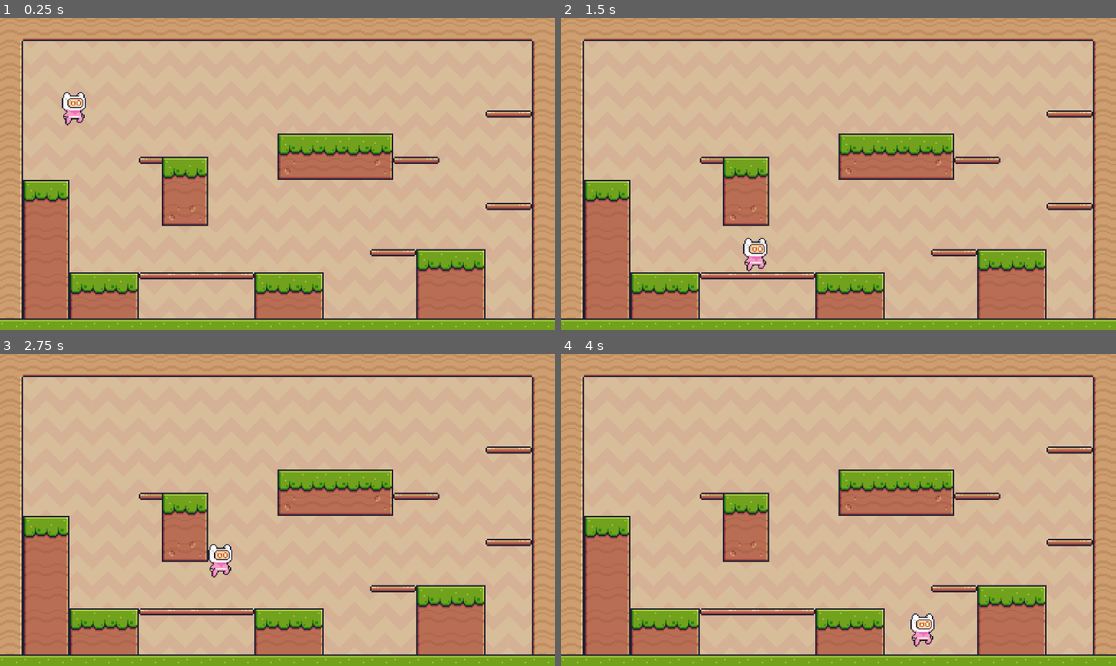
Above: before the commit, frames 1-4 (two rows, left to right).
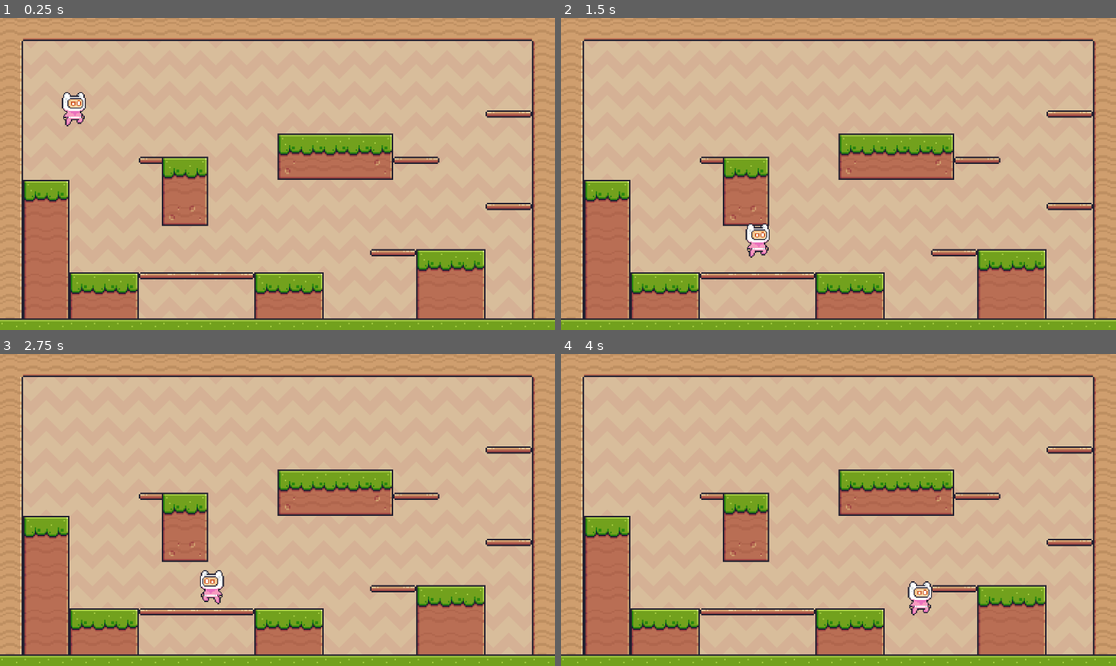
Above: after the commit, the same moments.

Repository: m-aziz1/2D_Platformer_Game
Game: Godot game, scene res://main.tscn
Two runs of this game, one before a commit and one after it. Both use one fixed random seed, a clock stepped at 60 frames per second and the inputs below.
Inputs:
- Up to frame 1 (0.25 s): no input
- Up to frame 2 (1.5 s): tap Enter (ui_accept) at 0.5, 0.6 s; hold Right (ui_right) from 0.53 s (still down); tap Up (jump, bound only after the commit) at 0.77, 0.8, 1.07, 1.35 s
- Up to frame 3 (2.75 s): tap Up (jump, bound only after the commit) at 1.52, 1.82, 2.3 s; tap Enter (ui_accept) at 1.55, 2.1 s; release Right (ui_right) at 2.03 s; hold Left (ui_left) from 2.03 s (still down)
- Up to frame 4 (4 s): release Left (ui_left) at 2.78 s; hold Right (ui_right) from 2.78 s (still down); tap Enter (ui_accept) at 2.85 s; tap Up (jump, bound only after the commit) at 3.02, 3.32, 3.6, 3.77 s

The runs differ from the first frame. In frame 1, 0.1% of the frame differs, in the area x 11-16%, y 25-35%; in frame 2, 0.6%; in frame 3, 0.7%; in frame 4, 0.7%, in the area x 62-68%, y 72-94%.

Commit message:
Improve player movement and map input

Diff:
--- a/main.tscn
+++ b/main.tscn
@@ -1,9 +1,8 @@
-[gd_scene load_steps=7 format=3 uid="uid://bsedjuf6hpl07"]
+[gd_scene load_steps=6 format=3 uid="uid://bsedjuf6hpl07"]
 
 [ext_resource type="Texture2D" uid="uid://b24xcmnr5et4r" path="res://assets/Background/Brown.png" id="1_2yqt0"]
 [ext_resource type="Texture2D" uid="uid://cla0ylq6el4mf" path="res://assets/Terrain/Terrain (16x16).png" id="2_g65wl"]
 [ext_resource type="PackedScene" uid="uid://de355xmqbrany" path="res://scenes/main_character.tscn" id="3_0t5kn"]
-[ext_resource type="Script" path="res://scenes/main_character.gd" id="4_3sc6o"]
 
 [sub_resource type="TileSetAtlasSource" id="TileSetAtlasSource_vwf8x"]
 texture = ExtResource("2_g65wl")
@@ -500,4 +499,3 @@
 
 [node name="CharacterBody2D" parent="." instance=ExtResource("3_0t5kn")]
 position = Vector2(152, 152)
-script = ExtResource("4_3sc6o")
--- a/project.godot
+++ b/project.godot
@@ -14,3 +14,25 @@
 run/main_scene="res://main.tscn"
 config/features=PackedStringArray("4.2", "Forward Plus")
 config/icon="res://icon.svg"
+
+[input]
+
+left={
+"deadzone": 0.5,
+"events": [Object(InputEventKey,"resource_local_to_scene":false,"resource_name":"","device":-1,"window_id":0,"alt_pressed":false,"shift_pressed":false,"ctrl_pressed":false,"meta_pressed":false,"pressed":false,"keycode":0,"physical_keycode":65,"key_label":0,"unicode":97,"echo":false,"script":null)
+, Object(InputEventKey,"resource_local_to_scene":false,"resource_name":"","device":-1,"window_id":0,"alt_pressed":false,"shift_pressed":false,"ctrl_pressed":false,"meta_pressed":false,"pressed":false,"keycode":0,"physical_keycode":4194319,"key_label":0,"unicode":0,"echo":false,"script":null)
+]
+}
+right={
+"deadzone": 0.5,
+"events": [Object(InputEventKey,"resource_local_to_scene":false,"resource_name":"","device":-1,"window_id":0,"alt_pressed":false,"shift_pressed":false,"ctrl_pressed":false,"meta_pressed":false,"pressed":false,"keycode":0,"physical_keycode":68,"key_label":0,"unicode":100,"echo":false,"script":null)
+, Object(InputEventKey,"resource_local_to_scene":false,"resource_name":"","device":-1,"window_id":0,"alt_pressed":false,"shift_pressed":false,"ctrl_pressed":false,"meta_pressed":false,"pressed":false,"keycode":0,"physical_keycode":4194321,"key_label":0,"unicode":0,"echo":false,"script":null)
+]
+}
+jump={
+"deadzone": 0.5,
+"events": [Object(InputEventKey,"resource_local_to_scene":false,"resource_name":"","device":-1,"window_id":0,"alt_pressed":false,"shift_pressed":false,"ctrl_pressed":false,"meta_pressed":false,"pressed":false,"keycode":0,"physical_keycode":4194320,"key_label":0,"unicode":0,"echo":false,"script":null)
+, Object(InputEventKey,"resource_local_to_scene":false,"resource_name":"","device":-1,"window_id":0,"alt_pressed":false,"shift_pressed":false,"ctrl_pressed":false,"meta_pressed":false,"pressed":false,"keycode":0,"physical_keycode":87,"key_label":0,"unicode":119,"echo":false,"script":null)
+, Object(InputEventKey,"resource_local_to_scene":false,"resource_name":"","device":-1,"window_id":0,"alt_pressed":false,"shift_pressed":false,"ctrl_pressed":false,"meta_pressed":false,"pressed":false,"keycode":0,"physical_keycode":32,"key_label":0,"unicode":32,"echo":false,"script":null)
+]
+}
--- a/scenes/main_character.gd
+++ b/scenes/main_character.gd
@@ -1,28 +1,40 @@
 extends CharacterBody2D
 
-
 const SPEED = 300.0
-const JUMP_VELOCITY = -400.0
+const JUMP_VELOCITY = -450.0 # CHANGED
 
 # Get the gravity from the project settings to be synced with RigidBody nodes.
 var gravity = ProjectSettings.get_setting("physics/2d/default_gravity")
-
+@onready var sprite_2d = $Sprite2D #ADDED - creates reference for sprite
 
 func _physics_process(delta):
+	# ADDED - Animations
+	if (velocity.x > 1 || velocity.x < -1):
+		sprite_2d.animation = "running"
+	else:
+		sprite_2d.animation = "default"
+
 	# Add the gravity.
 	if not is_on_floor():
 		velocity.y += gravity * delta
+		sprite_2d.animation = "jumping"
 
 	# Handle jump.
-	if Input.is_action_just_pressed("ui_accept") and is_on_floor():
+	if Input.is_action_just_pressed("jump") and is_on_floor():
 		velocity.y = JUMP_VELOCITY
 
 	# Get the input direction and handle the movement/deceleration.
 	# As good practice, you should replace UI actions with custom gameplay actions.
-	var direction = Input.get_axis("ui_left", "ui_right")
+	var direction = Input.get_axis("left", "right")
 	if direction:
 		velocity.x = direction * SPEED
 	else:
-		velocity.x = move_toward(velocity.x, 0, SPEED)
+		velocity.x = move_toward(velocity.x, 0, 12) # CHANGED - last parameter
 
 	move_and_slide()
+
+	# ADDED - Flip character
+	if Input.is_action_just_pressed('left'):
+		sprite_2d.flip_h = true
+	if Input.is_action_just_pressed('right'):
+		sprite_2d.flip_h = false
--- a/scenes/main_character.tscn
+++ b/scenes/main_character.tscn
@@ -1,19 +1,211 @@
-[gd_scene load_steps=4 format=3 uid="uid://de355xmqbrany"]
+[gd_scene load_steps=31 format=3 uid="uid://de355xmqbrany"]
 
 [ext_resource type="Texture2D" uid="uid://ct03sqh05sqc7" path="res://assets/Player/Jump (32x32).png" id="1_2r0js"]
 [ext_resource type="Script" path="res://scenes/main_character.gd" id="1_n306o"]
+[ext_resource type="Texture2D" uid="uid://df6ekewxaajno" path="res://assets/Player/Idle (32x32).png" id="2_xdl8u"]
+[ext_resource type="Texture2D" uid="uid://15hiywbfa11o" path="res://assets/Player/Run (32x32).png" id="4_y12g1"]
+
+[sub_resource type="AtlasTexture" id="AtlasTexture_5gvi4"]
+atlas = ExtResource("2_xdl8u")
+region = Rect2(0, 0, 32, 32)
+
+[sub_resource type="AtlasTexture" id="AtlasTexture_1sbul"]
+atlas = ExtResource("2_xdl8u")
+region = Rect2(32, 0, 32, 32)
+
+[sub_resource type="AtlasTexture" id="AtlasTexture_dux5t"]
+atlas = ExtResource("2_xdl8u")
+region = Rect2(64, 0, 32, 32)
+
+[sub_resource type="AtlasTexture" id="AtlasTexture_w7xhj"]
+atlas = ExtResource("2_xdl8u")
+region = Rect2(96, 0, 32, 32)
+
+[sub_resource type="AtlasTexture" id="AtlasTexture_rl8ic"]
+atlas = ExtResource("2_xdl8u")
+region = Rect2(128, 0, 32, 32)
+
+[sub_resource type="AtlasTexture" id="AtlasTexture_tqvbd"]
+atlas = ExtResource("2_xdl8u")
+region = Rect2(160, 0, 32, 32)
+
+[sub_resource type="AtlasTexture" id="AtlasTexture_ida8j"]
+atlas = ExtResource("2_xdl8u")
+region = Rect2(192, 0, 32, 32)
+
+[sub_resource type="AtlasTexture" id="AtlasTexture_tg47n"]
+atlas = ExtResource("2_xdl8u")
+region = Rect2(224, 0, 32, 32)
+
+[sub_resource type="AtlasTexture" id="AtlasTexture_x0q8v"]
+atlas = ExtResource("2_xdl8u")
+region = Rect2(256, 0, 32, 32)
+
+[sub_resource type="AtlasTexture" id="AtlasTexture_pwglf"]
+atlas = ExtResource("2_xdl8u")
+region = Rect2(288, 0, 32, 32)
+
+[sub_resource type="AtlasTexture" id="AtlasTexture_les64"]
+atlas = ExtResource("2_xdl8u")
+region = Rect2(320, 0, 32, 32)
+
+[sub_resource type="AtlasTexture" id="AtlasTexture_8h3rr"]
+atlas = ExtResource("1_2r0js")
+region = Rect2(0, 0, 32, 32)
+
+[sub_resource type="AtlasTexture" id="AtlasTexture_cub18"]
+atlas = ExtResource("4_y12g1")
+region = Rect2(0, 0, 32, 32)
+
+[sub_resource type="AtlasTexture" id="AtlasTexture_k3uac"]
+atlas = ExtResource("4_y12g1")
+region = Rect2(32, 0, 32, 32)
+
+[sub_resource type="AtlasTexture" id="AtlasTexture_5n53a"]
+atlas = ExtResource("4_y12g1")
+region = Rect2(64, 0, 32, 32)
+
+[sub_resource type="AtlasTexture" id="AtlasTexture_1es7m"]
+atlas = ExtResource("4_y12g1")
+region = Rect2(96, 0, 32, 32)
+
+[sub_resource type="AtlasTexture" id="AtlasTexture_8emye"]
+atlas = ExtResource("4_y12g1")
+region = Rect2(128, 0, 32, 32)
+
+[sub_resource type="AtlasTexture" id="AtlasTexture_8wrkd"]
+atlas = ExtResource("4_y12g1")
+region = Rect2(160, 0, 32, 32)
+
+[sub_resource type="AtlasTexture" id="AtlasTexture_0fcsi"]
+atlas = ExtResource("4_y12g1")
+region = Rect2(192, 0, 32, 32)
+
+[sub_resource type="AtlasTexture" id="AtlasTexture_e3yav"]
+atlas = ExtResource("4_y12g1")
+region = Rect2(224, 0, 32, 32)
+
+[sub_resource type="AtlasTexture" id="AtlasTexture_68kee"]
+atlas = ExtResource("4_y12g1")
+region = Rect2(256, 0, 32, 32)
+
+[sub_resource type="AtlasTexture" id="AtlasTexture_7hqoe"]
+atlas = ExtResource("4_y12g1")
+region = Rect2(288, 0, 32, 32)
+
+[sub_resource type="AtlasTexture" id="AtlasTexture_grb7i"]
+atlas = ExtResource("4_y12g1")
+region = Rect2(320, 0, 32, 32)
+
+[sub_resource type="AtlasTexture" id="AtlasTexture_m67kt"]
+atlas = ExtResource("4_y12g1")
+region = Rect2(352, 0, 32, 32)
+
+[sub_resource type="SpriteFrames" id="SpriteFrames_bh472"]
+animations = [{
+"frames": [{
+"duration": 1.0,
+"texture": SubResource("AtlasTexture_5gvi4")
+}, {
+"duration": 1.0,
+"texture": SubResource("AtlasTexture_1sbul")
+}, {
+"duration": 1.0,
+"texture": SubResource("AtlasTexture_dux5t")
+}, {
+"duration": 1.0,
+"texture": SubResource("AtlasTexture_w7xhj")
+}, {
+"duration": 1.0,
+"texture": SubResource("AtlasTexture_rl8ic")
+}, {
+"duration": 1.0,
+"texture": SubResource("AtlasTexture_tqvbd")
+}, {
+"duration": 1.0,
+"texture": SubResource("AtlasTexture_ida8j")
+}, {
+"duration": 1.0,
+"texture": SubResource("AtlasTexture_tg47n")
+}, {
+"duration": 1.0,
+"texture": SubResource("AtlasTexture_x0q8v")
+}, {
+"duration": 1.0,
+"texture": SubResource("AtlasTexture_pwglf")
+}, {
+"duration": 1.0,
+"texture": SubResource("AtlasTexture_les64")
+}],
+"loop": true,
+"name": &"default",
+"speed": 20.0
+}, {
+"frames": [{
+"duration": 1.0,
+"texture": SubResource("AtlasTexture_8h3rr")
+}],
+"loop": true,
+"name": &"jumping",
+"speed": 5.0
+}, {
+"frames": [{
+"duration": 1.0,
+"texture": SubResource("AtlasTexture_cub18")
+}, {
+"duration": 1.0,
+"texture": SubResource("AtlasTexture_k3uac")
+}, {
+"duration": 1.0,
+"texture": SubResource("AtlasTexture_5n53a")
+}, {
+"duration": 1.0,
+"texture": SubResource("AtlasTexture_1es7m")
+}, {
+"duration": 1.0,
+"texture": SubResource("AtlasTexture_8emye")
+}, {
+"duration": 1.0,
+"texture": SubResource("AtlasTexture_8wrkd")
+}, {
+"duration": 1.0,
+"texture": SubResource("AtlasTexture_0fcsi")
+}, {
+"duration": 1.0,
+"texture": SubResource("AtlasTexture_e3yav")
+}, {
+"duration": 1.0,
+"texture": SubResource("AtlasTexture_68kee")
+}, {
+"duration": 1.0,
+"texture": SubResource("AtlasTexture_7hqoe")
+}, {
+"duration": 1.0,
+"texture": SubResource("AtlasTexture_grb7i")
+}, {
+"duration": 1.0,
+"texture": SubResource("AtlasTexture_m67kt")
+}],
+"loop": true,
+"name": &"running",
+"speed": 20.0
+}]
 
 [sub_resource type="RectangleShape2D" id="RectangleShape2D_u3dix"]
-size = Vector2(48, 72)
+size = Vector2(48, 64)
 
 [node name="CharacterBody2D" type="CharacterBody2D"]
 script = ExtResource("1_n306o")
 
-[node name="Sprite2D" type="Sprite2D" parent="."]
+[node name="Sprite2D" type="AnimatedSprite2D" parent="."]
 texture_filter = 1
-scale = Vector2(2.375, 2.375)
-texture = ExtResource("1_2r0js")
+position = Vector2(0, 1)
+scale = Vector2(2.375, 2.4375)
+sprite_frames = SubResource("SpriteFrames_bh472")
+animation = &"running"
+autoplay = "default"
+frame_progress = 0.919678
 
 [node name="CollisionShape2D" type="CollisionShape2D" parent="."]
-position = Vector2(0, 4)
+position = Vector2(0, 8)
 shape = SubResource("RectangleShape2D_u3dix")
